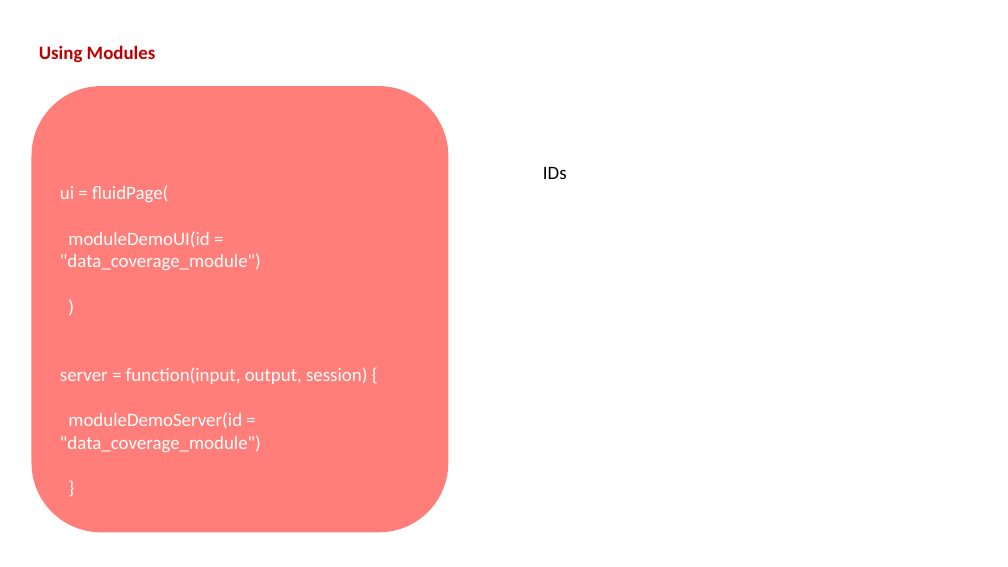
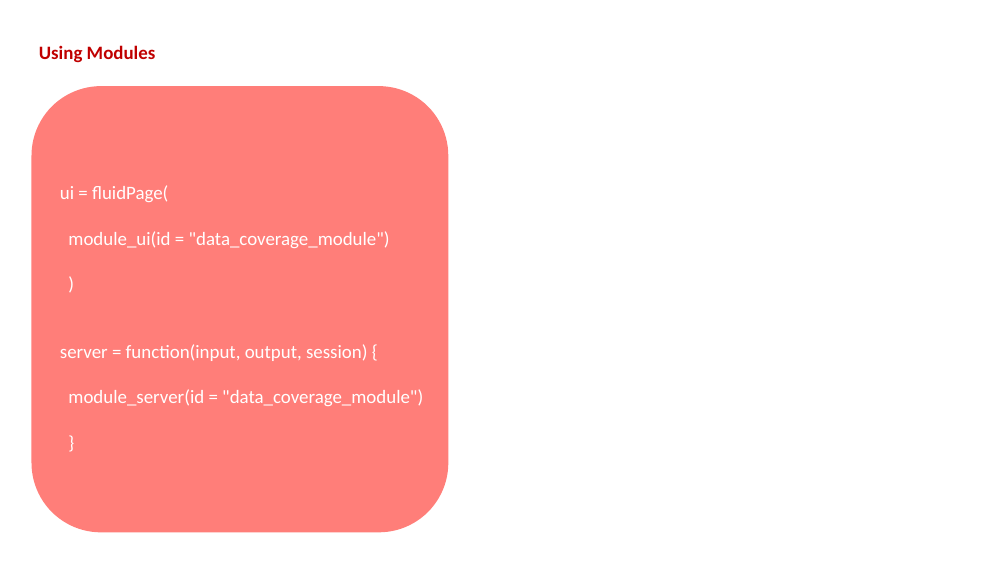
Before and after one commit to BHFDSC/cvd-covid-tre-dashboard, a slide deck: slide 3 of BHF_Dashboards/BHF_DSC_TRE_External_Dashboard/Dev/Modules Example.pptx. Drawn at 1008x567 pixels with LibreOffice and Linux fonts; fonts in the diff are those of the drawing. Boxes give left, top, right and bottom in pixels: in the first picture for what was removed or moved away, otherwise in the second. Text is boxed around its words. In the diff, an @@ line names an element or a change of style, - is before the commit and + after.

```diff
--- a/BHF_Dashboards/BHF_DSC_TRE_External_Dashboard/Dev/Modules Example.pptx
+++ b/BHF_Dashboards/BHF_DSC_TRE_External_Dashboard/Dev/Modules Example.pptx
@@ text removed at [543, 167, 567, 179] @@
-IDs
@@ text at [68, 231, 390, 248]: text changed @@
-moduleDemoUI(id = "data_coverage_module")
+module_ui(id = "data_coverage_module")
@@ text at [68, 389, 423, 406]: text changed @@
-moduleDemoServer(id = "data_coverage_module")
+module_server(id = "data_coverage_module")
```
Also in this commit, not shown: 1 other slide changed, 1 slide removed, 11 other files.
